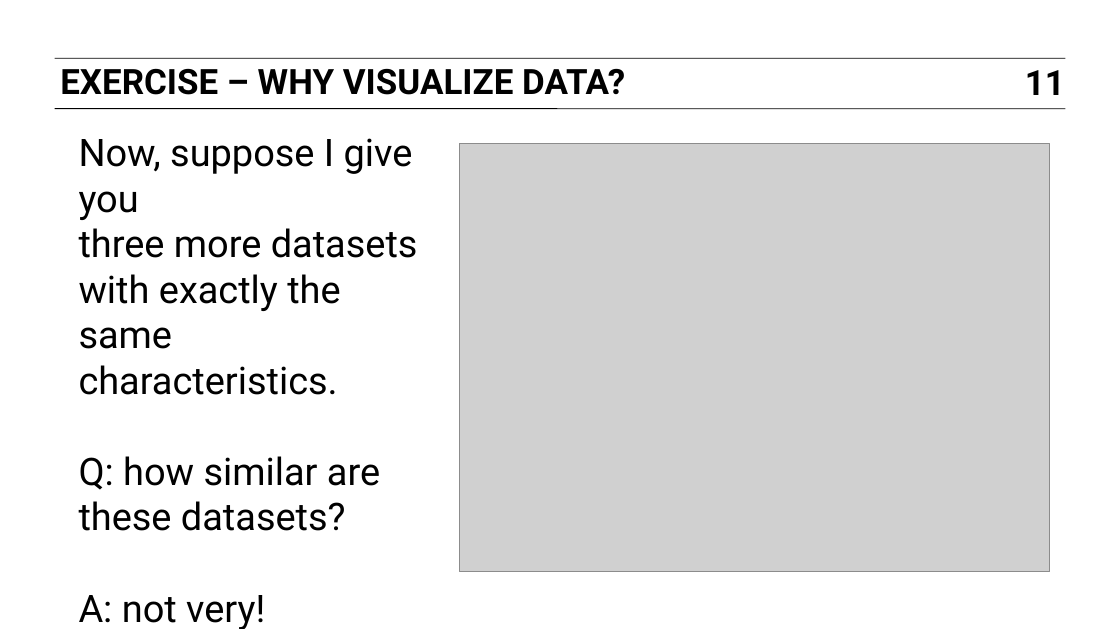
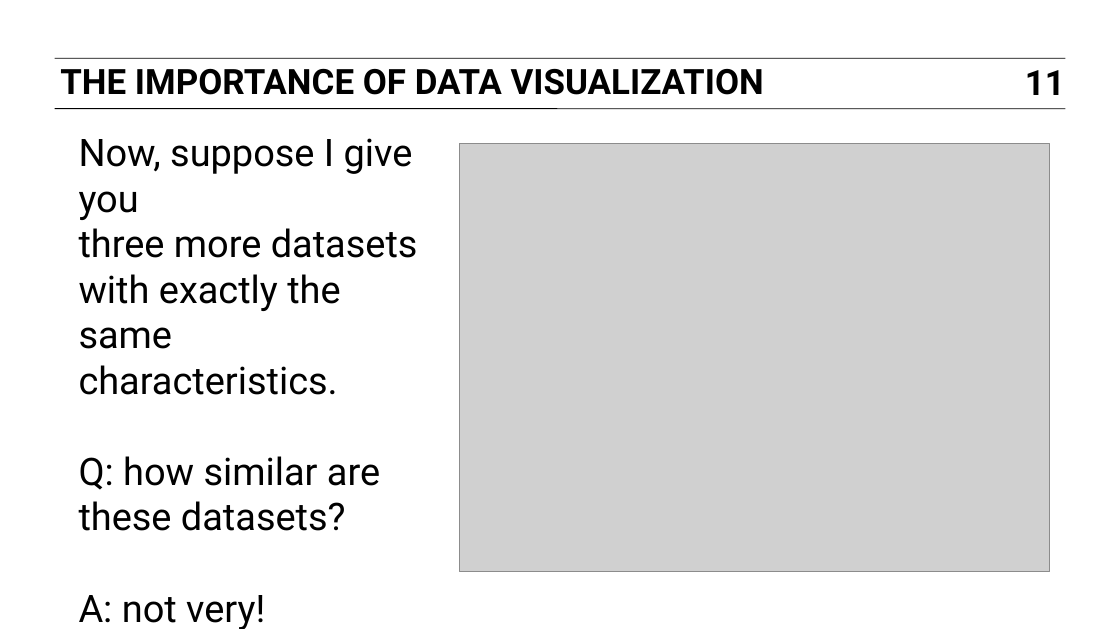
Before and after one commit to ajschumacher/gadsdc, a slide deck: slide 11 of 03-R_viz/slides.pptx. Drawn at 1120x629 pixels with LibreOffice and Linux fonts; fonts in the diff are those of the drawing; grey boxes stand for pictures. Boxes give left, top, right and bottom in pixels: in the first picture for what was removed or moved away, otherwise in the second. Text is boxed around its words. In the diff, an @@ line names an element or a change of style, - is before the commit and + after.

```diff
--- a/03-R_viz/slides.pptx
+++ b/03-R_viz/slides.pptx
@@ text at (60,68,764,95): text changed @@
-EXERCISE – WHY VISUALIZE DATA?
+THE IMPORTANCE OF DATA VISUALIZATION
```
Also in this commit, not shown: 7 other slides changed, 2 other files.
